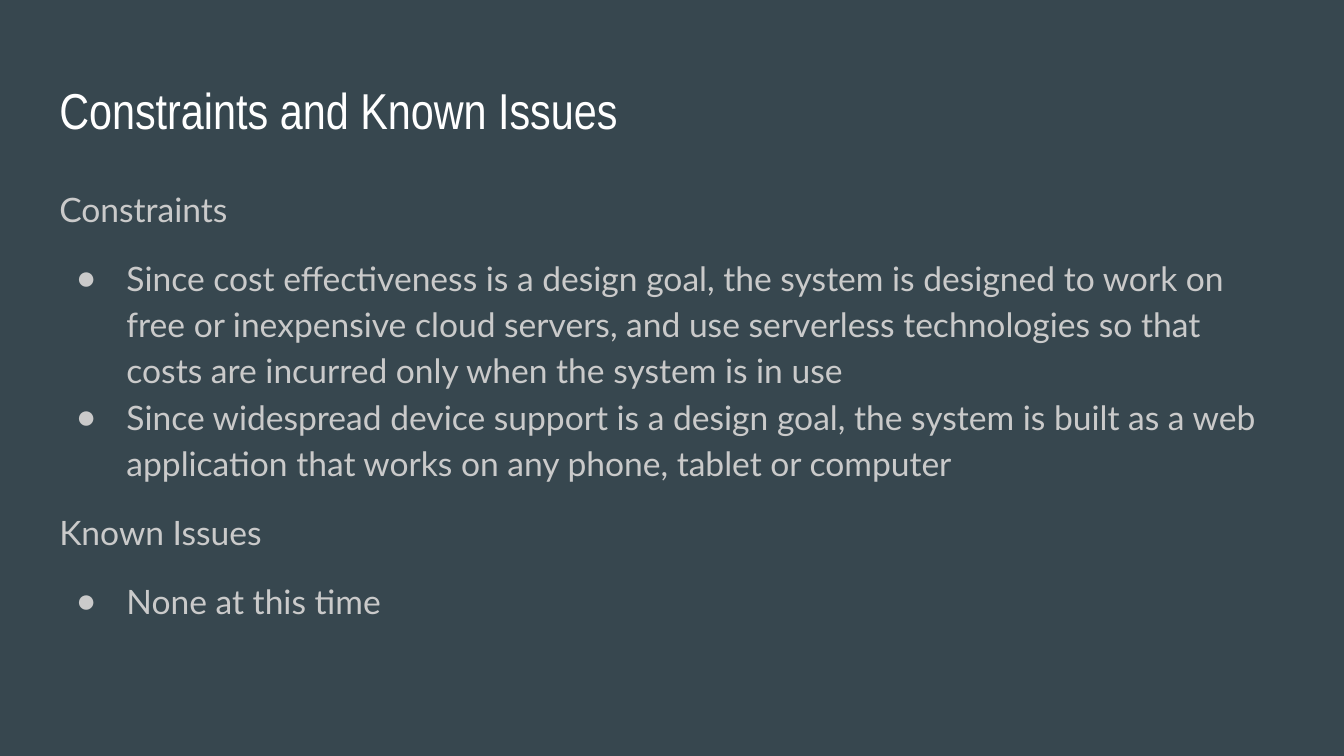
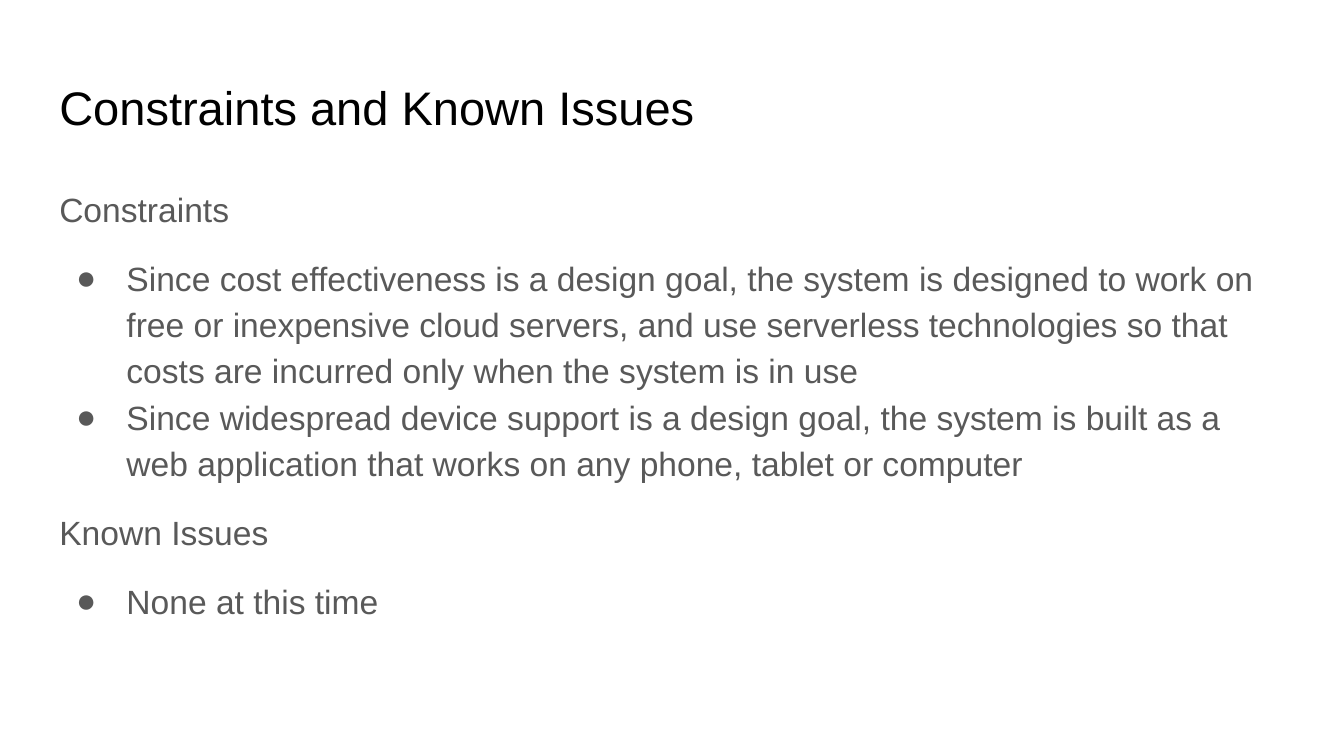
Before and after one commit to nithinvijaykumar/knowledge, a slide deck: slide 6 of StanleyX Hackathon.pptx (slide 5 before the commit). Drawn at 1344x756 pixels with LibreOffice and Linux fonts; fonts in the diff are those of the drawing. Boxes give left, top, right and bottom in pixels: in the first picture for what was removed or moved away, otherwise in the second. Text is boxed around its words. In the diff, an @@ line names an element or a change of style, - is before the commit and + after.

```diff
--- a/StanleyX Hackathon.pptx
+++ b/StanleyX Hackathon.pptx
@@ background #37474F to #FFFFFF @@
@@ title "Constraints and Known Issues" at [59,91,694,126]: size 27 to 25.2 pt, font Arial Narrow to Arial, text colour #FFFFFF to #000000 @@
@@ text "Constraints" at [59,197,1253,615]: font Lato to Arial, text colour #CACACA to #595959; bullet colour #CACACA to #595959 @@
```
Also in this commit, not shown: 3 other slides changed, 19 slides added, 10 other files.
